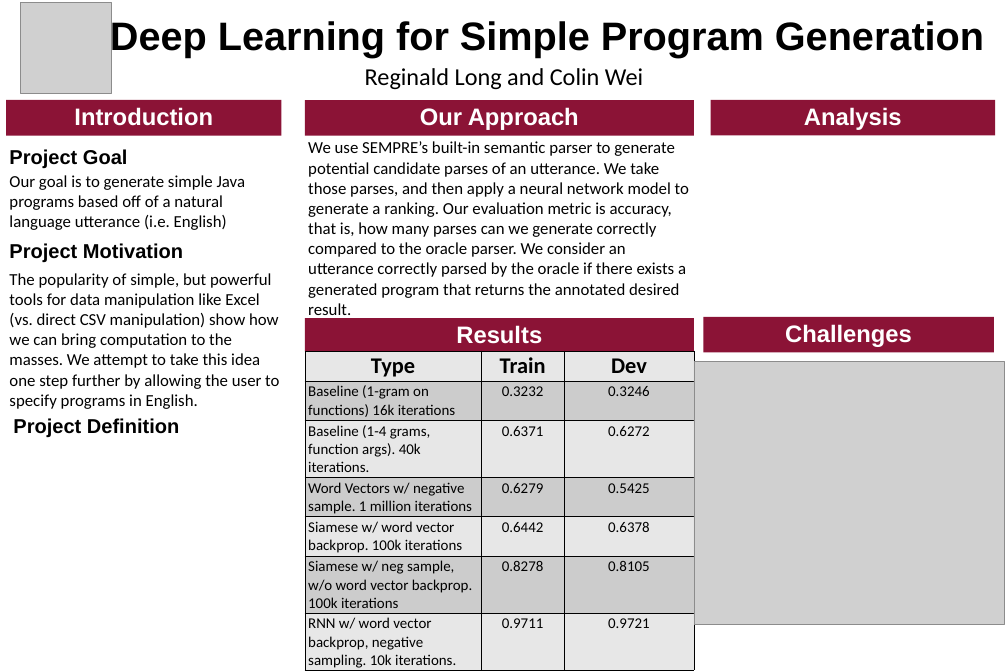
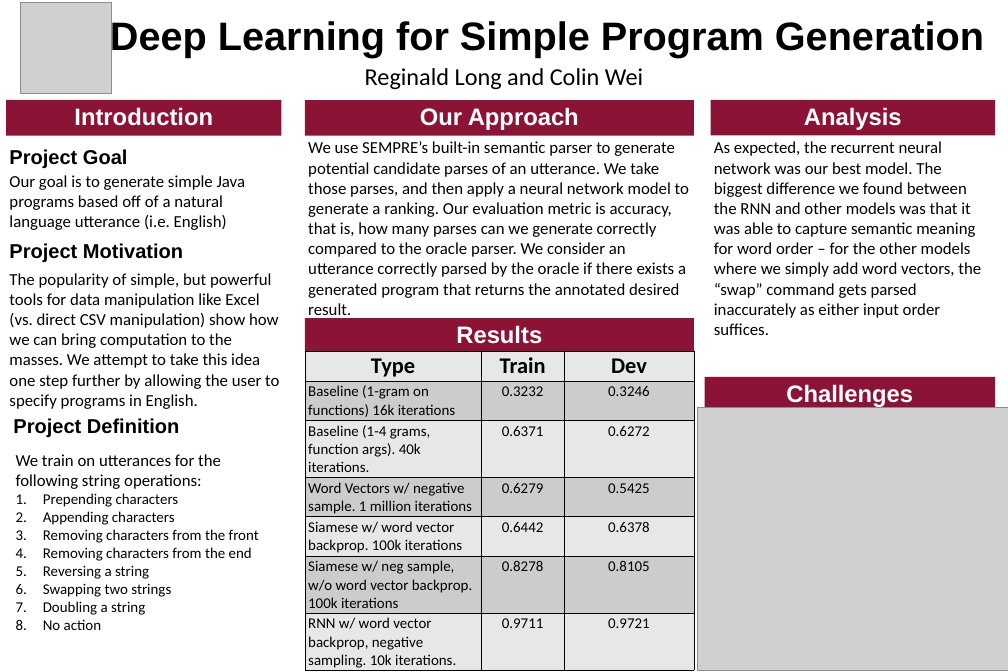
Before and after one commit to reggylong/program, a slide deck: slide 1 of poster.pptx. Drawn at 1008x672 pixels with LibreOffice and Linux fonts; fonts in the diff are those of the drawing; grey boxes stand for pictures. Boxes give left, top, right and bottom in pixels: in the first picture for what was removed or moved away, otherwise in the second. Text is boxed around its words. In the diff, an @@ line names an element or a change of style, - is before the commit and + after.

Commit message:
added project definition

```diff
--- a/poster.pptx
+++ b/poster.pptx
@@ text added at (714,141,981,335), 36 pt, text #000000 @@
+As expected, the recurrent neural network was our best model. The biggest difference we found between the RNN and other models was that it was able to capture semantic meaning for word order – for the other models where we simply add word vectors, the “swap” command gets parsed inaccurately as either input order suffices.
@@ text added at (833,202,919,214), 51 pt, text #FFFFFF, bold @@
+Results
@@ rectangle "Challenges": place and size @@
-rectangle "Challenges" at (703,317,994,352)
+rectangle "Challenges" at (705,377,995,412)
@@ picture: place and size @@
-picture at (694,362,1004,624)
+picture at (698,407,1008,670)
@@ text added at (16,454,259,630), 32 pt, text #000000 @@
+We train on utterances for the following string operations:
+1. Prepending characters
+2. Appending characters
+3. Removing characters from the front
+4. Removing characters from the end
+5. Reversing a string
+6. Swapping two strings
+7. Doubling a string
+8. No action
```
